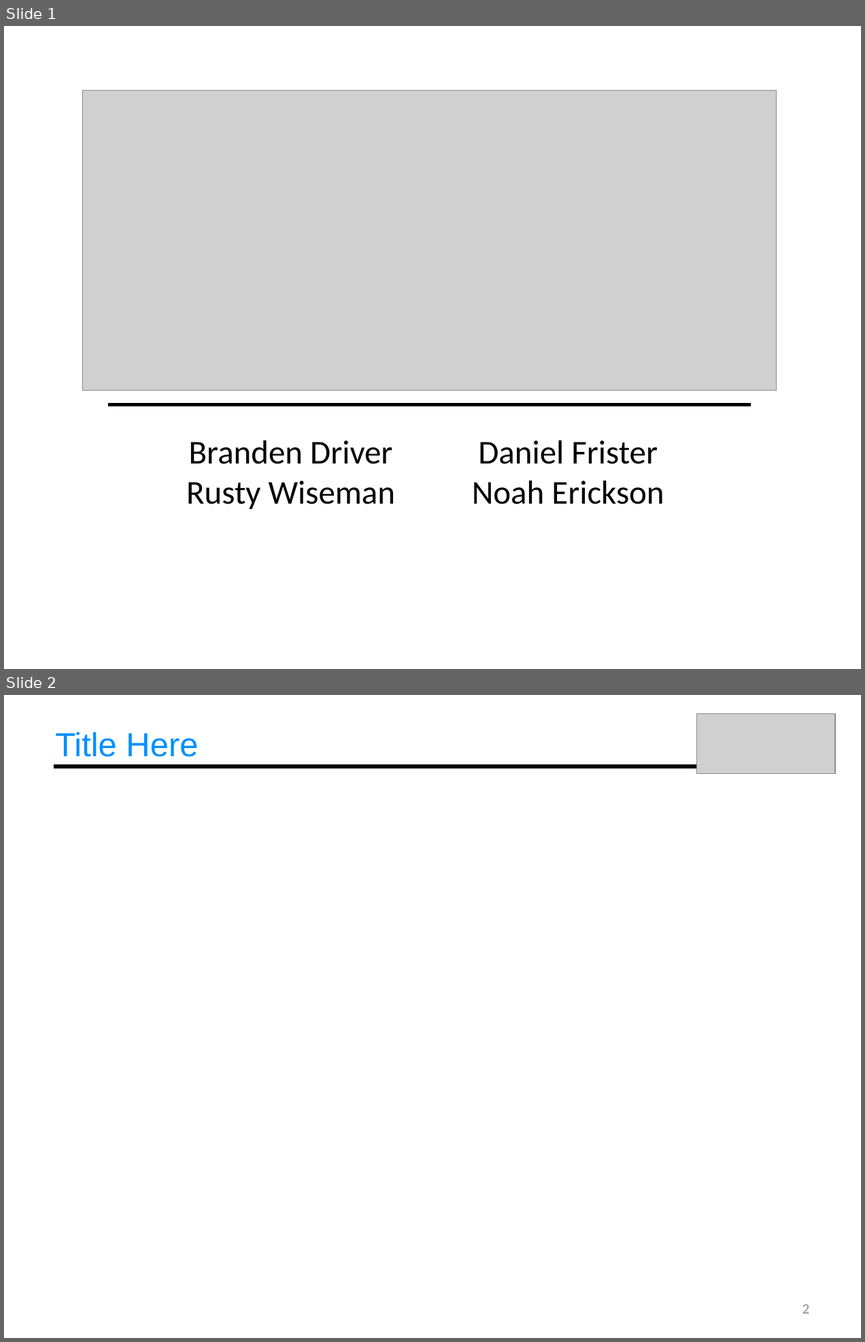
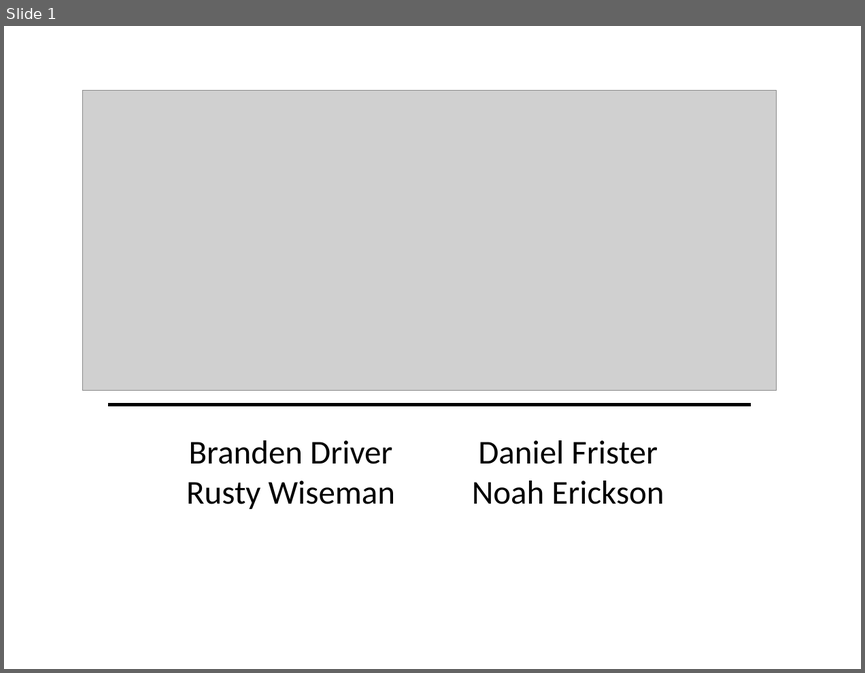
Before and after one commit to dfrister/Practicum2014, a slide deck: Presentation/T04_Presentation.pptx. Shown one above the other, each under a label of ours: slides 1 and 2 before the commit, slide 1 after it. The pictures are 865x1342 and 865x673 pixels, drawn with LibreOffice and Linux fonts; fonts in the diff are those of the drawing; grey boxes stand for pictures. Boxes give left, top, right and bottom in pixels: in the first picture for what was removed or moved away, otherwise in the second. Text is boxed around its words. In the diff, an @@ line names an element or a change of style, - is before the commit and + after.

```diff
--- a/Presentation/T04_Presentation.pptx
+++ b/Presentation/T04_Presentation.pptx
@@ slide 2 removed at (4,695,861,1338), background #FFFFFF @@
@@ picture removed at (696,714,835,774) @@
@@ text removed at (55,732,198,757) @@
-Title Here
@@ line removed from (696, 766) to (54, 766) @@
@@ page number removed at (802,1304,810,1313) @@
-2
```
Also in this commit, not shown: 12 slides added, 2 other slides removed, 3 other files.
